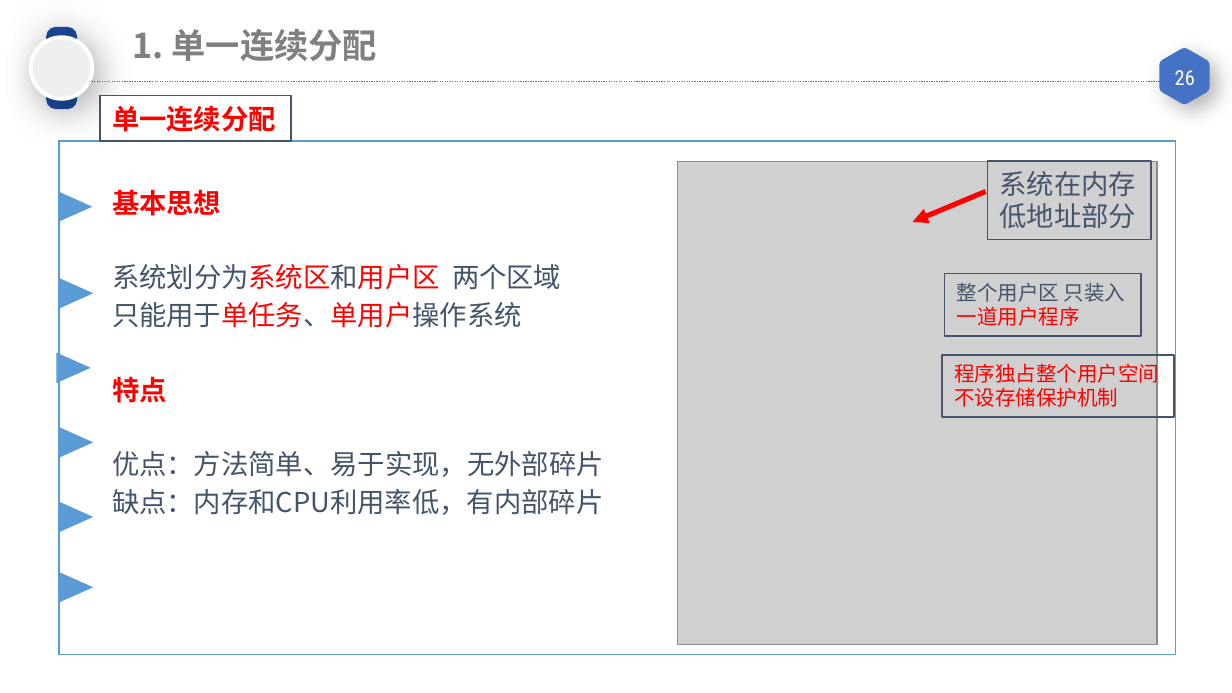
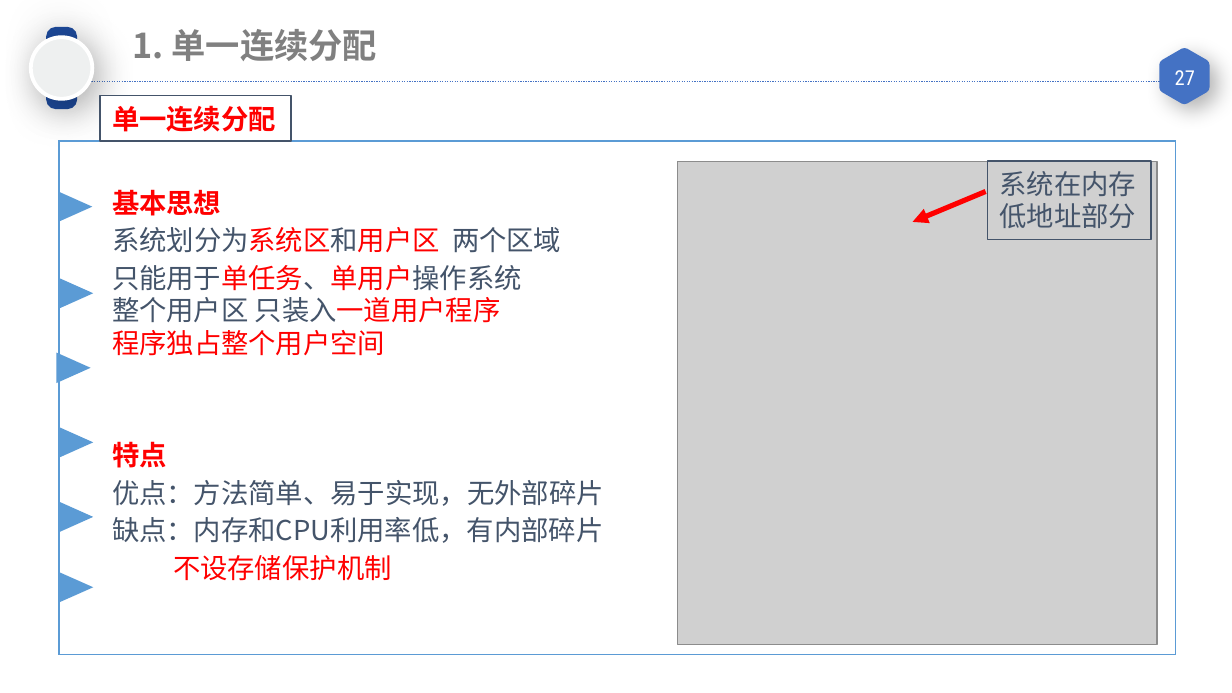
Before and after one commit to GALA-Lin/CUPK-lib, a slide deck: slide 27 of 计算机操作系统/05 内存管理-连续内存分配.pptx (slide 26 before the commit). Drawn at 1232x693 pixels with LibreOffice and Linux fonts; fonts in the diff are those of the drawing; grey boxes stand for pictures. Boxes give left, top, right and bottom in pixels: in the first picture for what was removed or moved away, otherwise in the second. Text is boxed around its words. In the diff, an @@ line names an element or a change of style, - is before the commit and + after.

```diff
--- a/计算机操作系统/05 内存管理-连续内存分配.pptx
+++ b/计算机操作系统/05 内存管理-连续内存分配.pptx
@@ page number at <box>1175,70,1195,85</box>: text changed @@
-26
+27
@@ text at <box>112,297,501,356</box>: paragraphs added @@
+整个用户区 只装入一道用户程序
+程序独占整个用户空间
@@ rectangle removed at <box>945,274,1142,335</box> @@
-整个用户区 只装入
-一道用户程序
@@ rectangle removed at <box>942,355,1174,416</box> @@
-程序独占整个用户空间
-不设存储保护机制
@@ text at <box>173,555,392,581</box>: paragraph added @@
+不设存储保护机制
```
Also in this commit, not shown: 9 other slides changed, 2 slides added, 1 slide removed, 2 other files.
